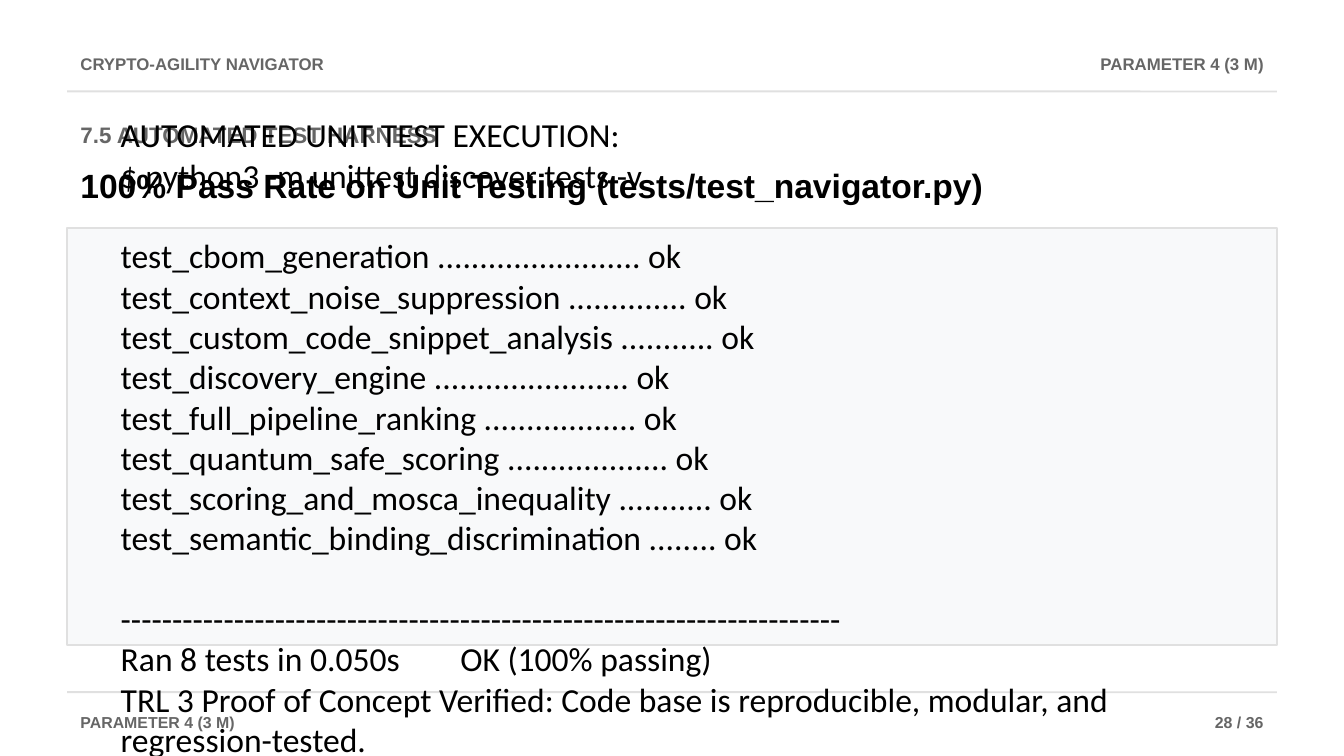
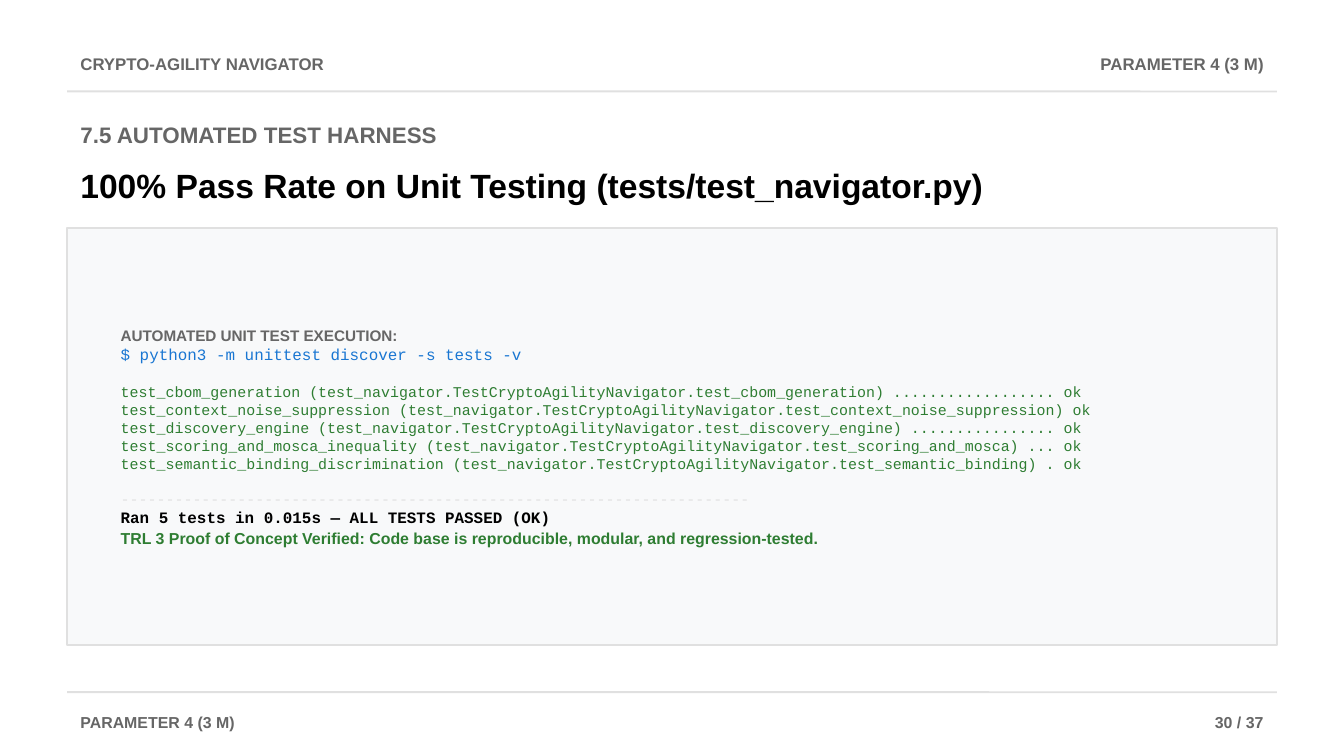
Before and after one commit to AviDhandhania/IDP-Project, a slide deck: slide 30 of docs/presentations/Crypto-Agility_Navigator_Review2.pptx. Drawn at 1344x756 pixels with LibreOffice and Linux fonts; fonts in the diff are those of the drawing. Boxes give left, top, right and bottom in pixels: in the first picture for what was removed or moved away, otherwise in the second. Text is boxed around its words. In the diff, an @@ line names an element or a change of style, - is before the commit and + after.

```diff
--- a/docs/presentations/Crypto-Agility_Navigator_Review2.pptx
+++ b/docs/presentations/Crypto-Agility_Navigator_Review2.pptx
@@ text at box(121, 330, 1091, 548): text changed; size 18 to 8 pt; font Calibri to Courier New; text colour #000000 to #2E7D32 @@
-AUTOMATED UNIT TEST EXECUTION:
-$ python3 -m unittest discover tests -v
-test_cbom_generation ........................ ok
-test_context_noise_suppression .............. ok
-test_custom_code_snippet_analysis ........... ok
-test_discovery_engine ....................... ok
-test_full_pipeline_ranking .................. ok
-test_quantum_safe_scoring ................... ok
-test_scoring_and_mosca_inequality ........... ok
-test_semantic_binding_discrimination ........ ok
-----------------------------------------------------------------------
-Ran 8 tests in 0.050s OK (100% passing)
-TRL 3 Proof of Concept Verified: Code base is reproducible, modular, and regression-tested.
+AUTOMATED UNIT TEST EXECUTION:
+$ python3 -m unittest discover -s tests -v
+test_cbom_generation (test_navigator.TestCryptoAgilityNavigator.test_cbom_generation) .................. ok
+test_context_noise_suppression (test_navigator.TestCryptoAgilityNavigator.test_context_noise_suppression) ok
+test_discovery_engine (test_navigator.TestCryptoAgilityNavigator.test_discovery_engine) ................ ok
+test_scoring_and_mosca_inequality (test_navigator.TestCryptoAgilityNavigator.test_scoring_and_mosca) ... ok
+test_semantic_binding_discrimination (test_navigator.TestCryptoAgilityNavigator.test_semantic_binding) . ok
+----------------------------------------------------------------------
+Ran 5 tests in 0.015s — ALL TESTS PASSED (OK)
+TRL 3 Proof of Concept Verified: Code base is reproducible, modular, and regression-tested.
@@ text at box(1215, 717, 1264, 728): text changed @@
-28 / 36
+30 / 37
```
Also in this commit, not shown: 37 other slides changed, 1 other file.
